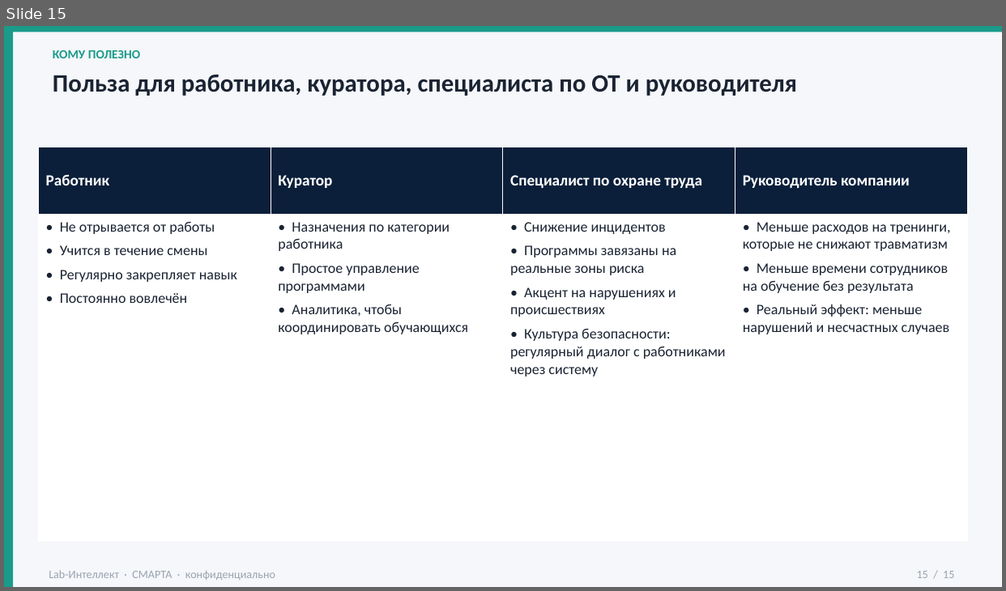
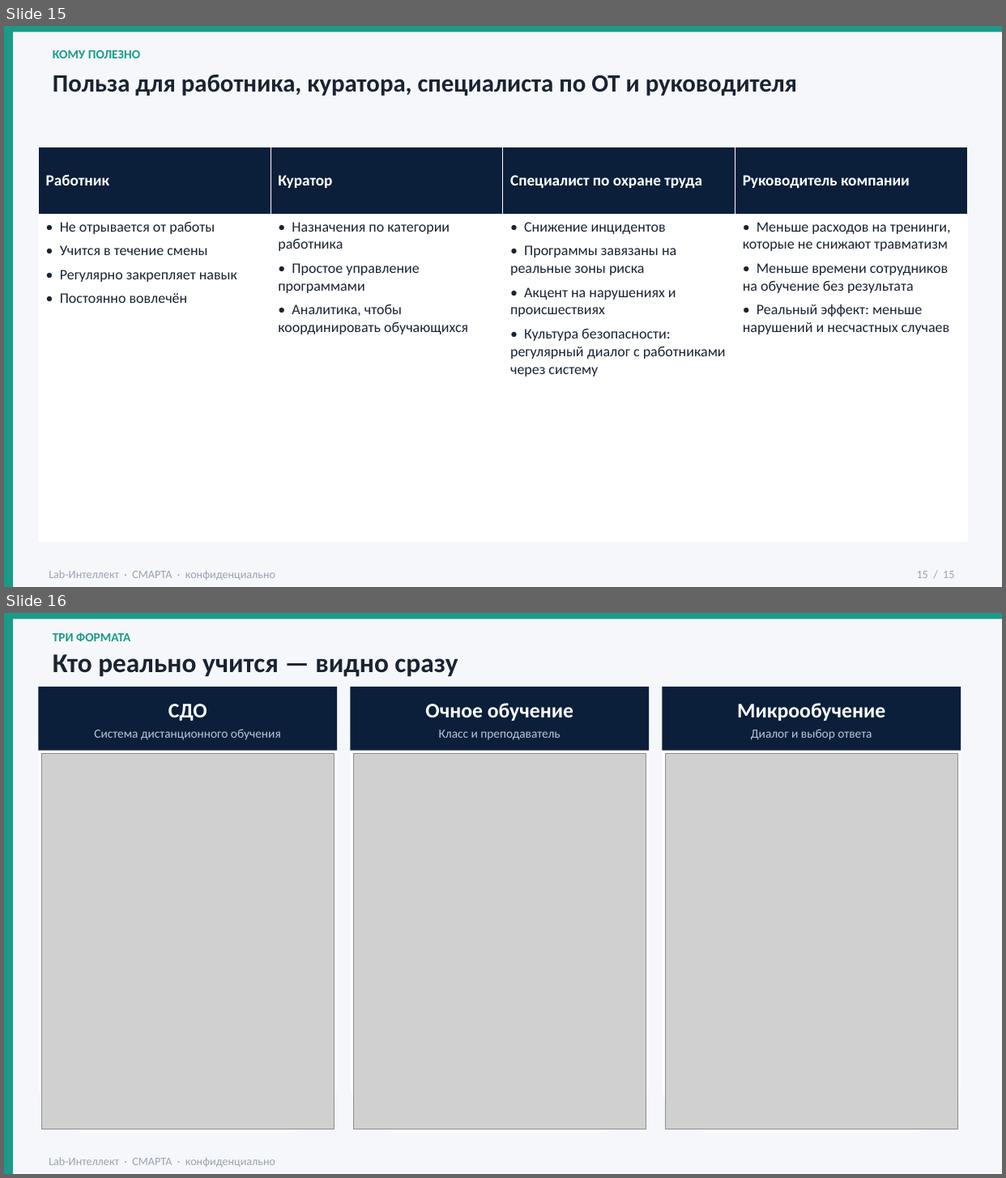
Before and after one commit to lysakalenushka-hash/-, a slide deck: issledovaniya/Lab-Intellekt_prodayushchaya-prezentaciya_v2.pptx. Shown one above the other, each under a label of ours: slide 15 before the commit, slides 15 and 16 after it. The pictures are 1006x591 and 1006x1178 pixels, drawn with LibreOffice and Linux fonts; fonts in the diff are those of the drawing; grey boxes stand for pictures. Boxes give left, top, right and bottom in pixels: in the first picture for what was removed or moved away, otherwise in the second. Text is boxed around its words. In the diff, an @@ line names an element or a change of style, - is before the commit and + after.

```diff
--- a/issledovaniya/Lab-Intellekt_prodayushchaya-prezentaciya_v2.pptx
+++ b/issledovaniya/Lab-Intellekt_prodayushchaya-prezentaciya_v2.pptx
@@ slide 16 added at [4,613,1002,1174], background #FFFFFF @@
@@ rectangle added at [4,613,1002,1174], fill #F5F7FA @@
@@ rectangle added at [4,613,13,1174], fill #1A9B8A @@
@@ rectangle added at [4,613,1002,619], fill #1A9B8A @@
@@ text added at [53,632,130,641], 12 pt, text #1A9B8A, bold @@
+ТРИ ФОРМАТА
@@ text added at [53,654,458,677], 26 pt, text #1A2332, bold @@
+Кто реально учится — видно сразу
@@ rounded rectangle added at [39,687,337,1132], fill #FFFFFF @@
@@ rectangle added at [39,687,337,750], fill #0B1F3A @@
@@ text added at [168,704,207,721], 20 pt, text #FFFFFF, bold @@
+СДО
@@ rounded rectangle added at [351,687,650,1132], fill #FFFFFF @@
@@ rectangle added at [351,687,650,750], fill #0B1F3A @@
@@ text added at [425,703,573,721], 20 pt, text #FFFFFF, bold @@
+Очное обучение
@@ rounded rectangle added at [662,687,961,1132], fill #FFFFFF @@
@@ rectangle added at [662,687,961,750], fill #0B1F3A @@
@@ text added at [737,703,885,721], 20 pt, text #FFFFFF, bold @@
+Микрообучение
@@ text added at [94,729,281,740], 12 pt, text #B8C5D6 @@
+Система дистанционного обучения
@@ text added at [439,730,560,740], 12 pt, text #B8C5D6 @@
+Класс и преподаватель
@@ text added at [751,729,872,740], 12 pt, text #B8C5D6 @@
+Диалог и выбор ответа
@@ picture added at [41,754,334,1130] @@
@@ picture added at [354,754,646,1130] @@
@@ picture added at [666,754,957,1130] @@
@@ text added at [49,1157,275,1167], 11 pt, text #9AA3B0 @@
+Lab-Интеллект · СМАРТА · конфиденциально
```
Also in this commit, not shown: 4 other files.
